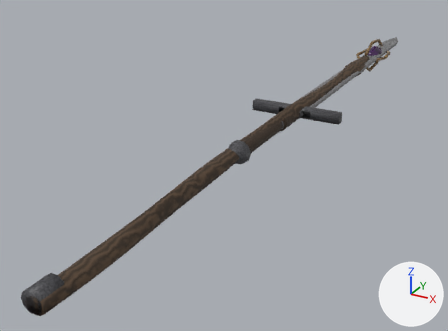
The Blender file Docs/근거자료/2026-10-02_적무기/WPN_Enemy_v01.blend as it was, and as the next commit left it.
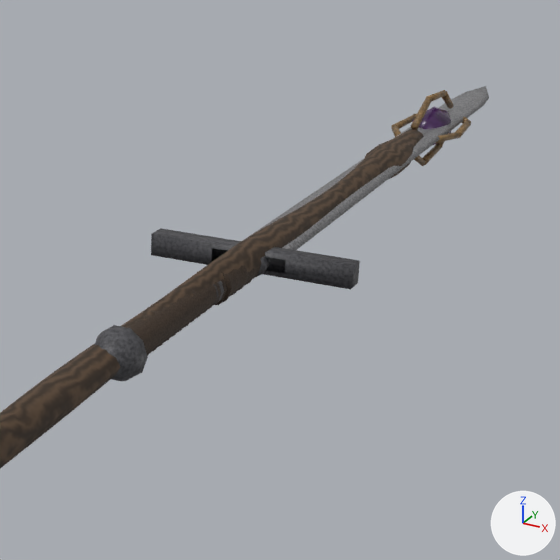
There are two pictures of each version: one whole from a 50 mm lens placed at (0.36, -0.859, 0.324), pointed at (-0.093, -0.037, -0.087), one close up on the part from 42% to 96% of the width and 0% to 73% of the height. The axes (+X, +Y, +Z) are drawn at lower right. The lights are the same throughout. The last two pictures show the newer version.

In view in the first close-up: 'WPN_Greatsword_v01', 'WPN_Staff_v01' and 1 more.
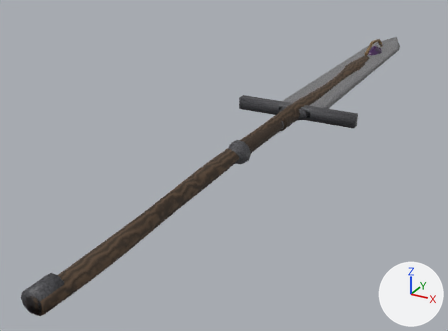
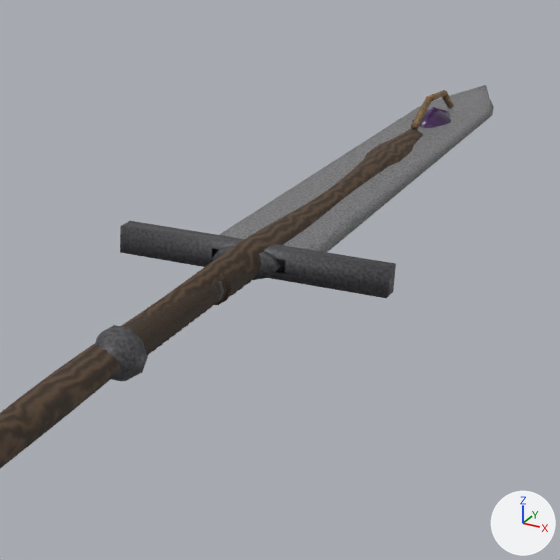
Boxes [x1, y1, x2, y2] around the edits, measured in the close-ups (560 x 560 px; the box of a moved part takes in the faces that stretch with it):
'WPN_Greatsword_v01', reshaped: before [95, 86, 489, 381]; after [95, 85, 494, 381]
part 1 of me_wpn_greatsword_v01, moved or reshaped: before [151, 228, 360, 289]; after [120, 221, 396, 298]
part 2 of me_wpn_greatsword_v01, moved or reshaped: before [257, 256, 270, 276]; after [212, 246, 280, 280]
part 3 of me_wpn_greatsword_v01, moved or reshaped: before [244, 86, 489, 250]; after [219, 85, 494, 252]

What the commit changed:
me_wpn_greatsword_v01 is used by ob_wpn_greatsword_v01; location (0.0, 0.0, 0.0).
me_wpn_greatsword_v01 had 610 vertices, 580 faces and spanned x -0.075..0.075, y -0.19..0.665, z -0.016..0.016.
me_wpn_greatsword_v01 now has 610 vertices, 580 faces and spans x -0.1..0.1, y -0.19..0.665, z -0.016..0.016.
me_wpn_greatsword_v01 part 1: the loose piece of 8 vertices spanning x -0.075..0.075, y 0.03..0.045, z -0.008..0.008 is scaled about its middle by (1.33, 1, 1.25).
me_wpn_greatsword_v01 part 2: the loose piece of 20 vertices spanning x -0.016..0.016, y 0.022..0.03, z -0.01..0.01 is scaled about its middle by (1.5, 1, 1.1).
me_wpn_greatsword_v01 part 3: 98 of 610 vertices moved; they spanned x -0.021..0.021, y 0.045..0.665, z -0.004..0.004 and now span x -0.042..0.042, y 0.045..0.665, z -0.006..0.006; mean shift (0.0, 0.0, 0.0); largest move (0.021, 0.045, 0.0) -> (0.042, 0.045, 0.0).
